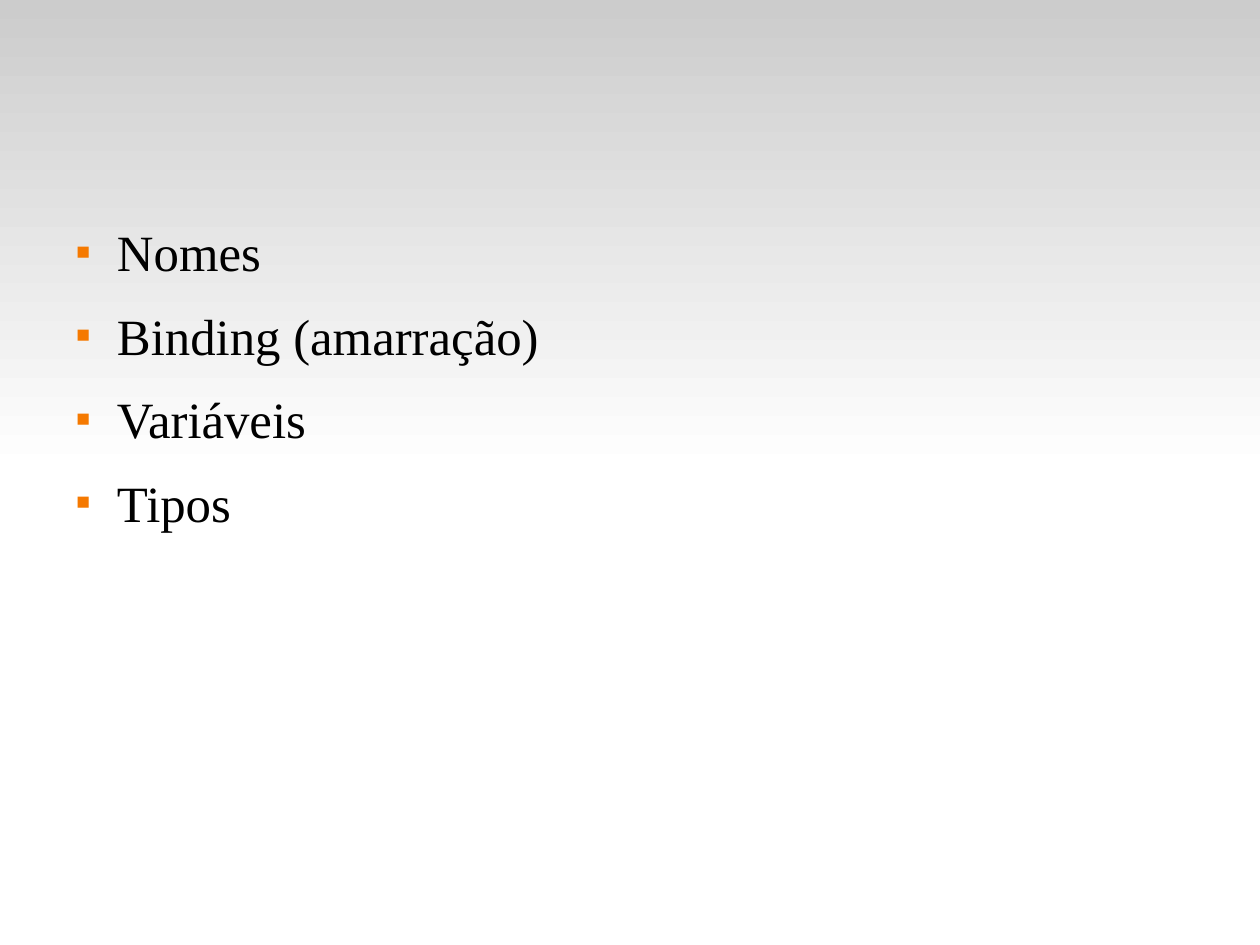
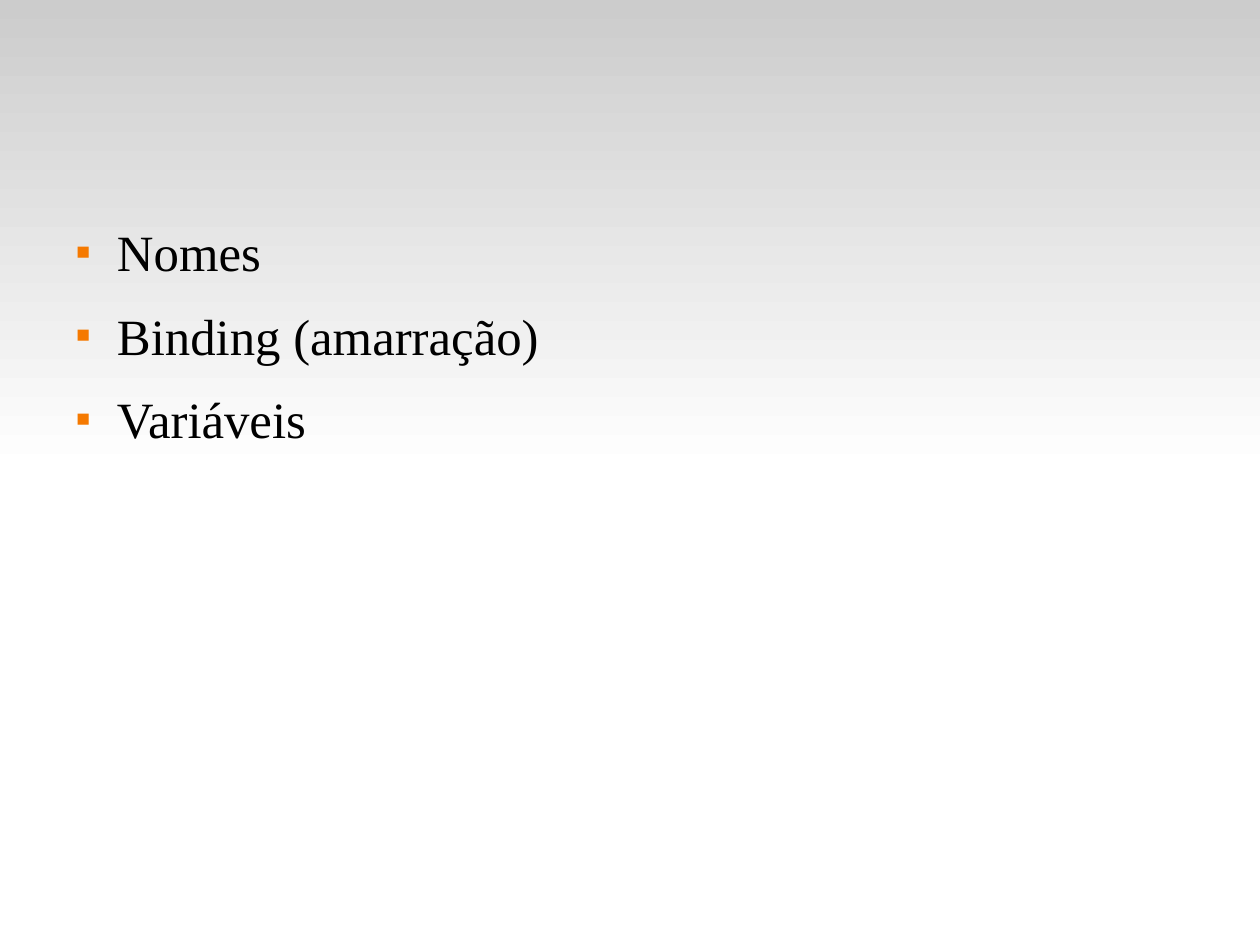
Before and after one commit to fsantanna-uerj/EDL, a slide deck: slide 2 of slides/edl-02-bindings.odp. Drawn at 1260x945 pixels with LibreOffice and Linux fonts; fonts in the diff are those of the drawing. Boxes give left, top, right and bottom in pixels: in the first picture for what was removed or moved away, otherwise in the second. Text is boxed around its words. In the diff, an @@ line names an element or a change of style, - is before the commit and + after.

```diff
--- a/slides/edl-02-bindings.odp
+++ b/slides/edl-02-bindings.odp
@@ text at (117,488,231,532): paragraph removed @@
-■ Tipos
```
Also in this commit, not shown: 1 other slide changed, 1 slide removed, 1 other file.
